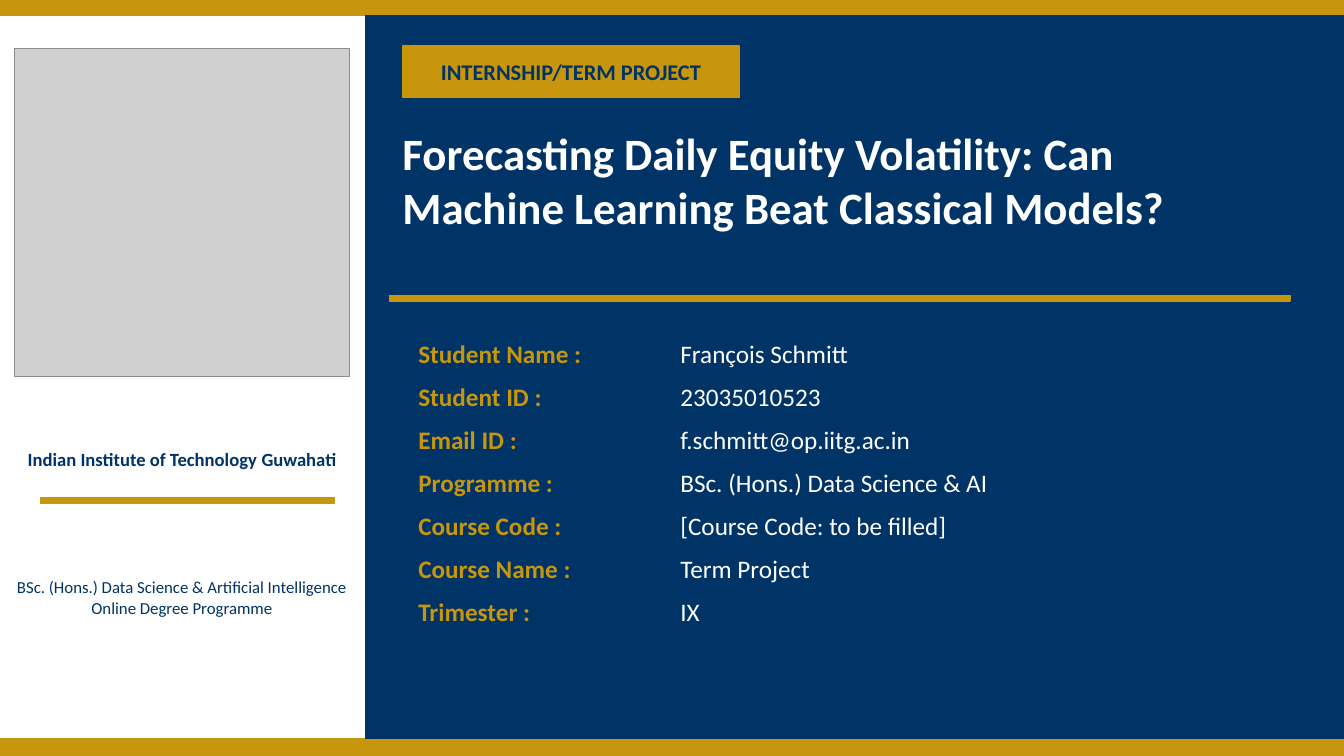
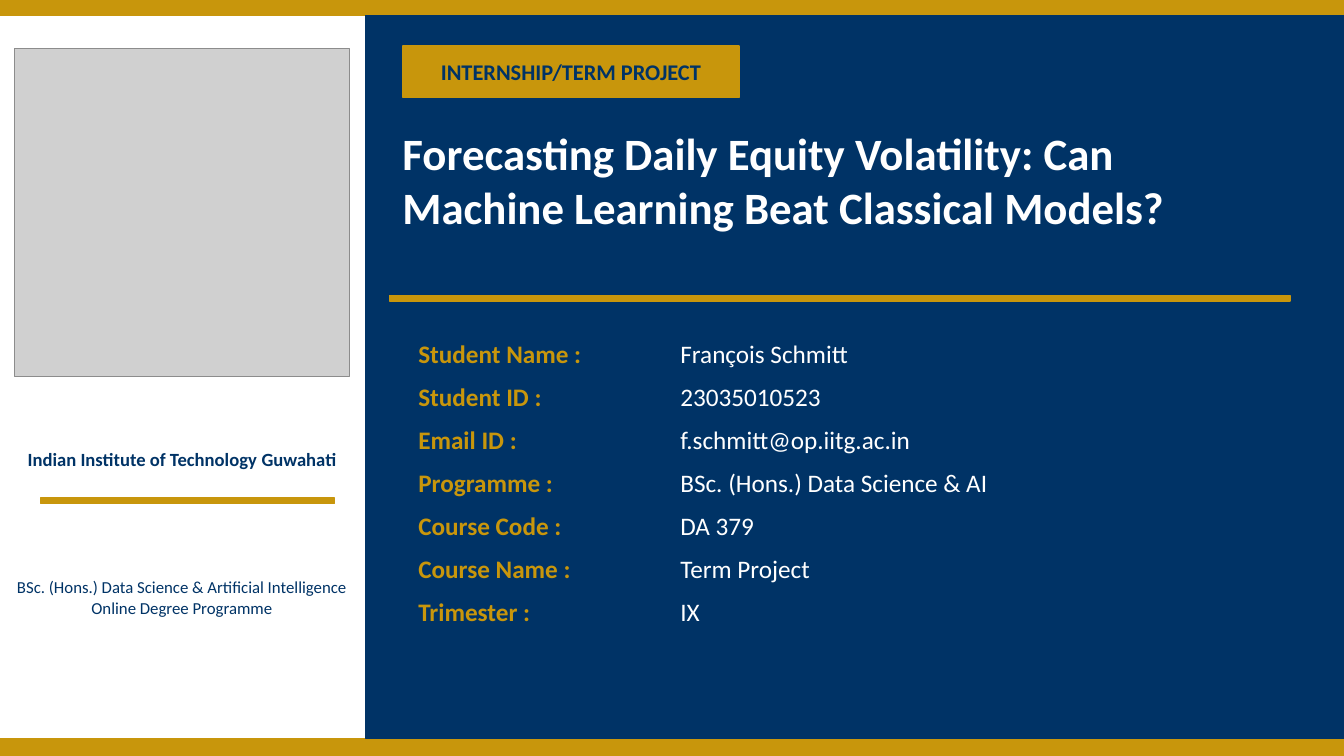
Before and after one commit to iitgF/T9, a slide deck: slide 1 of Project_Video_Presentation.pptx. Drawn at 1344x756 pixels with LibreOffice and Linux fonts; fonts in the diff are those of the drawing; grey boxes stand for pictures. Boxes give left, top, right and bottom in pixels: in the first picture for what was removed or moved away, otherwise in the second. Text is boxed around its words. In the diff, an @@ line names an element or a change of style, - is before the commit and + after.

```diff
--- a/Project_Video_Presentation.pptx
+++ b/Project_Video_Presentation.pptx
@@ text at <box>680,518,754,535</box>: text changed @@
-[Course Code: to be filled]
+DA 379
```
Also in this commit, not shown: 5 other slides changed, 6 slides added, 2 slides removed, 1 other file.
